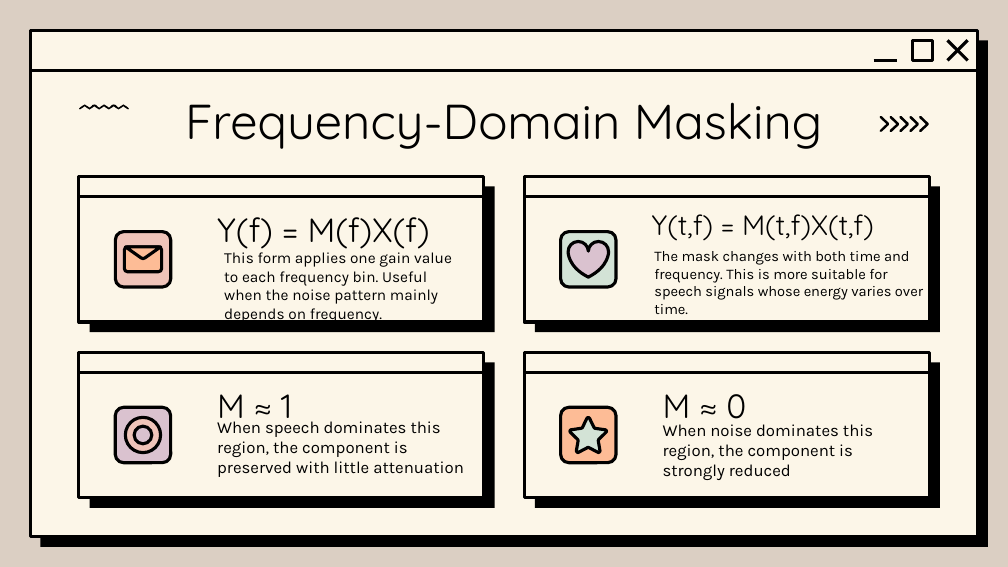
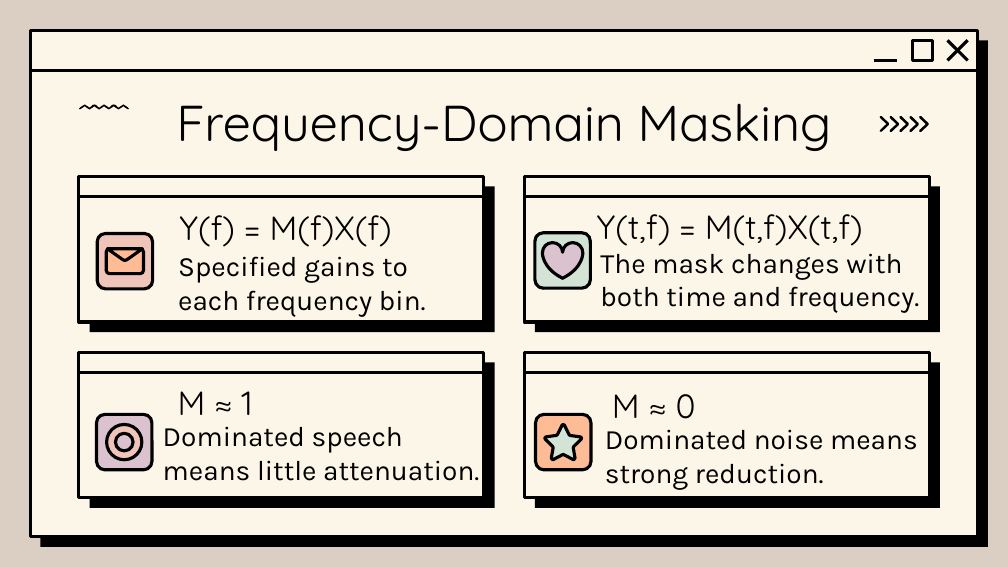
Before and after one commit to Xiejz959/2026-Signal-System-Pres, a slide deck: slide 14 of Slide/Slide_draft_4.0.pptx (slide 15 before the commit). Drawn at 1008x567 pixels with LibreOffice and Linux fonts; fonts in the diff are those of the drawing; background and template pictures are left out. Boxes give left, top, right and bottom in pixels: in the first picture for what was removed or moved away, otherwise in the second. Text is boxed around its words. In the diff, an @@ line names an element or a change of style, - is before the commit and + after.

```diff
--- a/Slide/Slide_draft_4.0.pptx
+++ b/Slide/Slide_draft_4.0.pptx
@@ title "Frequency-Domain Masking" at box(176, 103, 832, 151): size 35 to 36 pt @@
@@ subtitle "Y(f) = M(f)X(f)": place and size @@
-subtitle "Y(f) = M(f)X(f)" at box(217, 217, 430, 249)
+subtitle "Y(f) = M(f)X(f)" at box(179, 215, 392, 247)
@@ subtitle "Y(t,f) = M(t,f)X(t,f)": place and size @@
-subtitle "Y(t,f) = M(t,f)X(t,f)" at box(652, 214, 874, 241)
+subtitle "Y(t,f) = M(t,f)X(t,f)" at box(597, 214, 863, 246)
@@ subtitle "Y(t,f) = M(t,f)X(t,f)" at box(597, 214, 863, 246): size 20 to 24 pt @@
@@ rounded rectangle: place and size @@
-rounded rectangle at box(115, 232, 170, 287)
+rounded rectangle at box(97, 234, 152, 289)
@@ rounded rectangle: place and size @@
-rounded rectangle at box(560, 232, 616, 287)
+rounded rectangle at box(535, 233, 591, 288)
@@ freeform shape: place and size @@
-freeform shape at box(124, 247, 161, 272)
+freeform shape at box(106, 249, 143, 274)
@@ freeform shape: place and size @@
-freeform shape at box(125, 247, 160, 259)
+freeform shape at box(108, 249, 143, 261)
@@ subtitle at box(178, 256, 426, 317): text changed; size 11 to 20 pt @@
-This form applies one gain value to each frequency bin. Useful when the noise pattern mainly depends on frequency.
+Specified gains to each frequency bin.
@@ freeform shape: place and size @@
-freeform shape at box(568, 242, 610, 277)
+freeform shape at box(541, 243, 584, 278)
@@ subtitle at box(600, 253, 919, 313): text changed; size 10.5 to 20 pt @@
-The mask changes with both time and frequency. This is more suitable for speech signals whose energy varies over time.
+The mask changes with both time and frequency.
@@ subtitle "M ≈ 1" rewrapped from box(217, 394, 292, 427) to box(178, 391, 252, 415) @@
@@ subtitle "M ≈ 0" rewrapped from box(663, 394, 746, 427) to box(612, 394, 696, 419) @@
@@ rounded rectangle: place and size @@
-rounded rectangle at box(115, 407, 170, 463)
+rounded rectangle at box(97, 414, 152, 470)
@@ rounded rectangle: place and size @@
-rounded rectangle at box(560, 407, 616, 463)
+rounded rectangle at box(535, 414, 591, 470)
@@ donut: place and size @@
-donut at box(125, 417, 160, 453)
+donut at box(107, 424, 142, 460)
@@ subtitle at box(163, 426, 479, 481): text changed; size 12 to 20 pt @@
-When speech dominates this region, the component is preserved with little attenuation
+Dominated speech means little attenuation.
@@ freeform shape: place and size @@
-freeform shape at box(570, 417, 607, 453)
+freeform shape at box(544, 424, 582, 460)
@@ subtitle at box(605, 429, 918, 490): text changed; size 12 to 20 pt @@
-When noise dominates this region, the component is strongly reduced
+Dominated noise means strong reduction.
```
Also in this commit, not shown: 13 other slides changed, 1 slide added, 2 slides removed, 5 other files.
